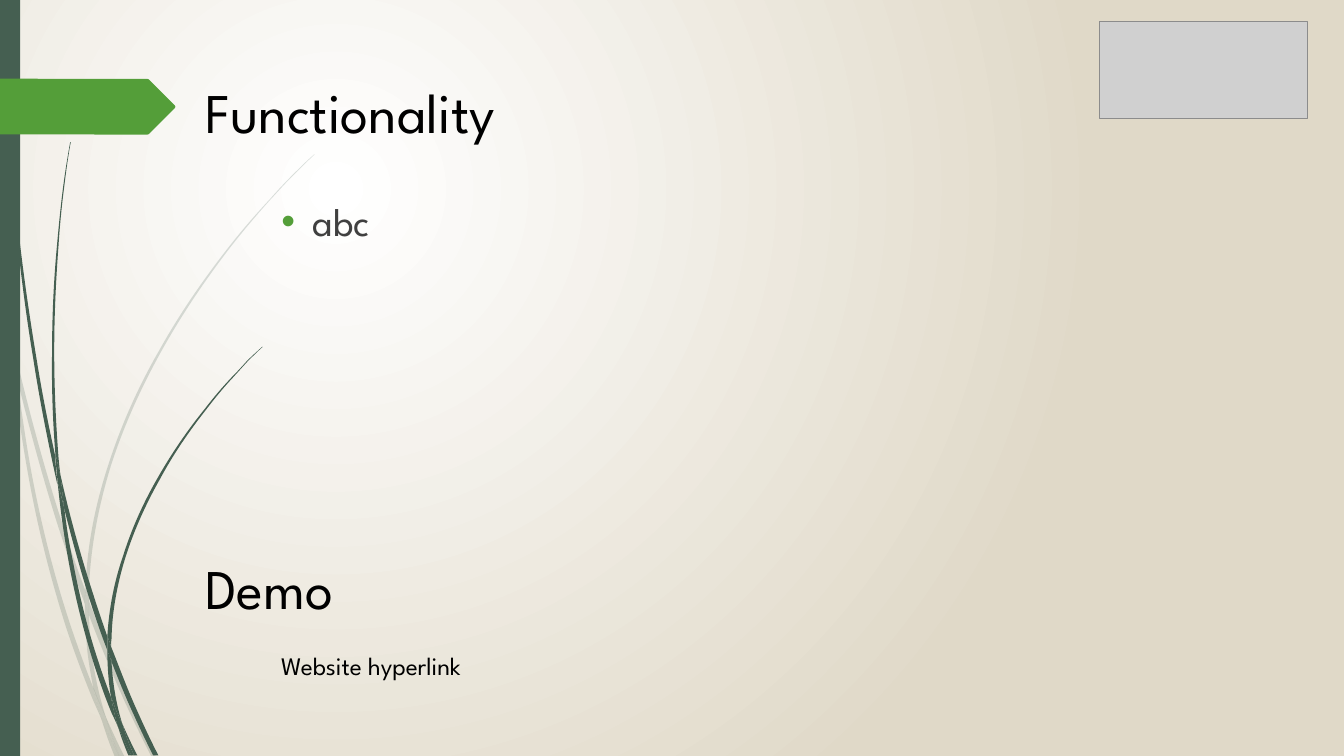
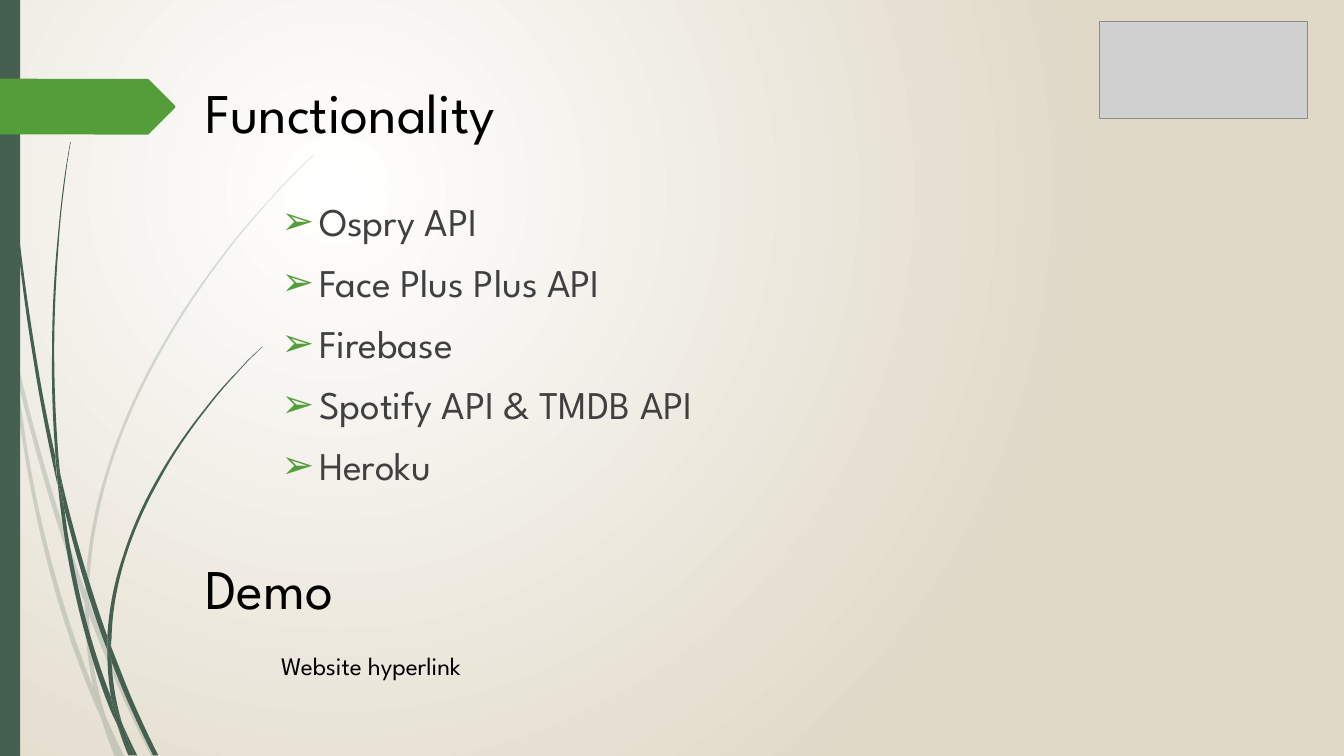
Before and after one commit to ceejayvarias/emoMint, a slide deck: slide 5 of presentation/emoMint.pptx. Drawn at 1344x756 pixels with LibreOffice and Linux fonts; fonts in the diff are those of the drawing; grey boxes stand for pictures. Boxes give left, top, right and bottom in pixels: in the first picture for what was removed or moved away, otherwise in the second. Text is boxed around its words. In the diff, an @@ line names an element or a change of style, - is before the commit and + after.

```diff
--- a/presentation/emoMint.pptx
+++ b/presentation/emoMint.pptx
@@ text at <box>319,209,692,481</box>: text changed @@
-• abc
+➢ Ospry API
+➢ Face Plus Plus API
+➢ Firebase
+➢ Spotify API & TMDB API
+➢ Heroku
```
Also in this commit, not shown: 4 other slides changed, 1 slide removed, 2 other files.
